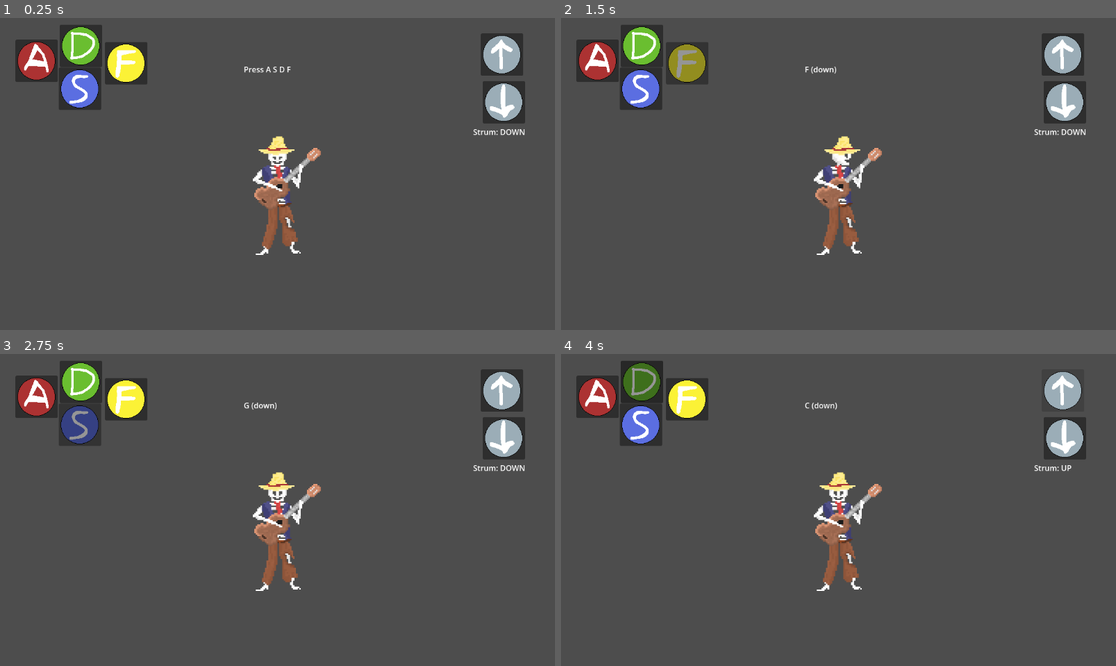
Above: before the commit, frames 1-4 (two rows, left to right).
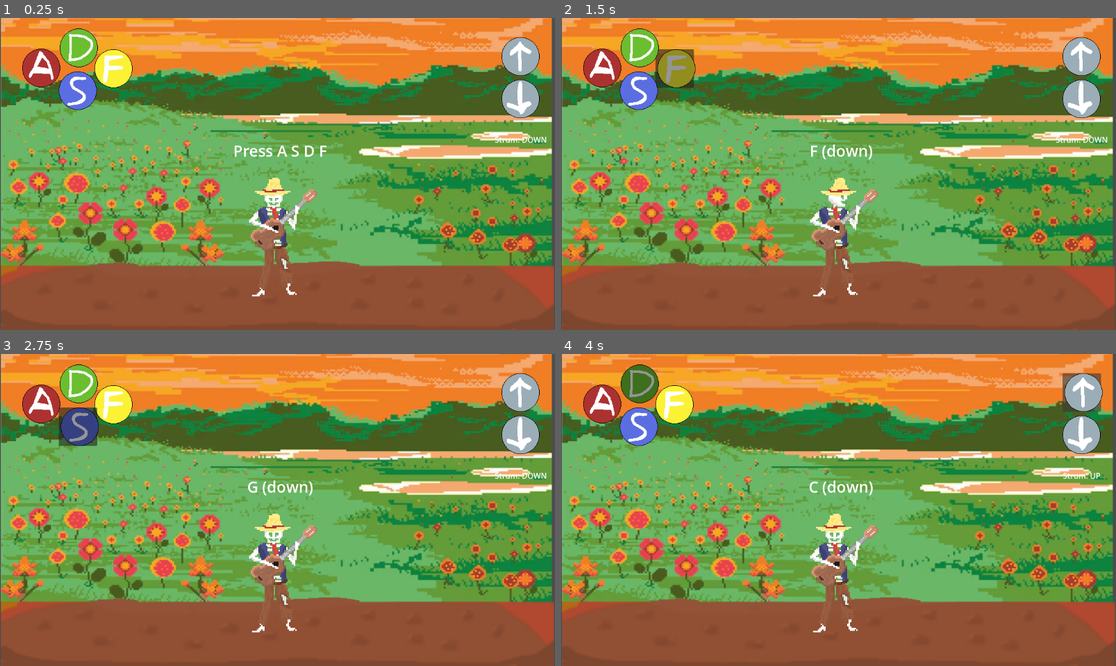
Above: after the commit, the same moments.

Repository: atmoroman/my-godot-game
Game: Godot game, scene res://guitar.tscn
Same seed, same stepped clock (60 frames per second), same inputs: the game is played once before the commit and once after it.
Inputs (mouse positions are in pixels of both pictures, inside the frame that each line leads up to; where the layout moved, square brackets give the same spot in the first picture):
- Up to frame 1 (0.25 s): no input
- Up to frame 2 (1.5 s): click (599, 67) [599, 61] at 0.5 s; click (672, 67) [688, 64] at 1.25 s
- Up to frame 3 (2.75 s): click (77, 425) at 2 s
- Up to frame 4 (4 s): click (638, 385) [644, 382] at 2.75 s; click (1082, 391) [1060, 391] at 3.5 s

The runs differ from the first frame. In frame 1, 98% of the frame differs, in the area x 0-100%, y 0-100%; in frame 2, 98%; in frame 3, 98%; in frame 4, 98%.

Commit message:
added more sprites

Diff:
--- a/project/guitar.tscn
+++ b/project/guitar.tscn
@@ -1,6 +1,7 @@
 [gd_scene format=3 uid="uid://cjvljcbjshhu"]
 
 [ext_resource type="Script" uid="uid://ber7tdu0f20tr" path="res://guitar.gd" id="1_3bt7x"]
+[ext_resource type="Texture2D" uid="uid://c6f2ldi2h540h" path="res://sprites/background.png" id="2_0ex4y"]
 [ext_resource type="Texture2D" uid="uid://bo2kpvg56unur" path="res://sprites/player_anim.png" id="2_etf1f"]
 [ext_resource type="AudioStream" uid="uid://bto8i76tf0br8" path="res://audio/Am.wav" id="2_hn8ya"]
 [ext_resource type="Texture2D" uid="uid://di2naxkjopagu" path="res://sprites/Am_button.png" id="2_is60w"]
@@ -86,12 +87,29 @@
 "speed": 5.0
 }]
 
+[sub_resource type="StyleBoxEmpty" id="StyleBoxEmpty_0ex4y"]
+
+[sub_resource type="StyleBoxEmpty" id="StyleBoxEmpty_rnb27"]
+
+[sub_resource type="StyleBoxEmpty" id="StyleBoxEmpty_xv1dy"]
+
+[sub_resource type="StyleBoxEmpty" id="StyleBoxEmpty_0sdcj"]
+
+[sub_resource type="StyleBoxEmpty" id="StyleBoxEmpty_ixphm"]
+
+[sub_resource type="StyleBoxEmpty" id="StyleBoxEmpty_kxbyn"]
+
 [node name="Guitar" type="Node2D" unique_id=24212188]
 script = ExtResource("1_3bt7x")
 
+[node name="Background" type="Sprite2D" parent="." unique_id=62802850]
+position = Vector2(576, 239.49998)
+scale = Vector2(1.5450875, 1.4078497)
+texture = ExtResource("2_0ex4y")
+
 [node name="AnimatedSprite2D" type="AnimatedSprite2D" parent="." unique_id=1916132209]
 texture_filter = 1
-position = Vector2(608, 339)
+position = Vector2(600, 425.00003)
 scale = Vector2(3.209, 3)
 sprite_frames = SubResource("SpriteFrames_gyash")
 animation = &"playing"
@@ -99,57 +117,69 @@
 [node name="UI" type="Node2D" parent="." unique_id=196456776]
 
 [node name="DirectionLabel" type="Label" parent="UI" unique_id=815063480]
-offset_left = 982.0
-offset_top = 225.0
-offset_right = 1106.0
-offset_bottom = 294.0
+offset_left = 1008.0
+offset_top = 218.0
+offset_right = 1154.0
+offset_bottom = 287.0
+horizontal_alignment = 1
+vertical_alignment = 1
 
 [node name="ChordLabel" type="Label" parent="UI" unique_id=387543947]
-offset_left = 506.0
-offset_top = 95.0
-offset_right = 644.0
-offset_bottom = 157.0
+offset_left = 483.0
+offset_top = 238.0
+offset_right = 680.0
+offset_bottom = 314.0
+theme_override_font_sizes/font_size = 32
+horizontal_alignment = 1
+vertical_alignment = 1
 
 [node name="AmButton" type="Button" parent="UI" unique_id=1118354359]
-offset_left = 32.0
-offset_top = 45.0
-offset_right = 120.0
-offset_bottom = 133.0
+offset_left = 46.0
+offset_top = 64.0
+offset_right = 126.0
+offset_bottom = 144.0
+theme_override_styles/normal = SubResource("StyleBoxEmpty_0ex4y")
 icon = ExtResource("2_is60w")
 
 [node name="FButton" type="Button" parent="UI" unique_id=779089879]
-offset_left = 218.0
-offset_top = 50.0
-offset_right = 306.0
-offset_bottom = 138.0
+texture_filter = 1
+offset_left = 196.0
+offset_top = 65.0
+offset_right = 276.0
+offset_bottom = 145.0
+theme_override_styles/normal = SubResource("StyleBoxEmpty_rnb27")
 icon = ExtResource("3_etf1f")
 
 [node name="GButton" type="Button" parent="UI" unique_id=889525791]
 offset_left = 122.0
-offset_top = 103.0
-offset_right = 210.0
+offset_top = 111.0
+offset_right = 202.0
 offset_bottom = 191.0
+theme_override_styles/normal = SubResource("StyleBoxEmpty_xv1dy")
 icon = ExtResource("4_0ex4y")
 
 [node name="CButton" type="Button" parent="UI" unique_id=357051179]
 offset_left = 124.0
-offset_top = 14.0
-offset_right = 212.0
+offset_top = 22.0
+offset_right = 204.0
 offset_bottom = 102.0
+theme_override_styles/normal = SubResource("StyleBoxEmpty_0sdcj")
 icon = ExtResource("5_rnb27")
 
 [node name="UpArrowButton" type="Button" parent="UI" unique_id=419334918]
-offset_left = 998.0
-offset_top = 32.0
-offset_right = 1086.0
+offset_left = 1041.0
+offset_top = 40.0
+offset_right = 1121.0
 offset_bottom = 120.0
+theme_override_styles/normal = SubResource("StyleBoxEmpty_ixphm")
 icon = ExtResource("6_xv1dy")
 
 [node name="DownArrowButton" type="Button" parent="UI" unique_id=197025185]
-offset_left = 1002.0
-offset_top = 131.0
-offset_right = 1090.0
-offset_bottom = 219.0
+offset_left = 1041.0
+offset_top = 128.0
+offset_right = 1121.0
+offset_bottom = 208.0
+theme_override_styles/normal = SubResource("StyleBoxEmpty_kxbyn")
 icon = ExtResource("7_0sdcj")
 
 [node name="Audio" type="Node2D" parent="." unique_id=1714193561]
Binary file added: project/sprites/background.png
Not shown, added: project/sprites/background.png.import
Not shown, changed: .DS_Store
Not shown, changed: project/.DS_Store
